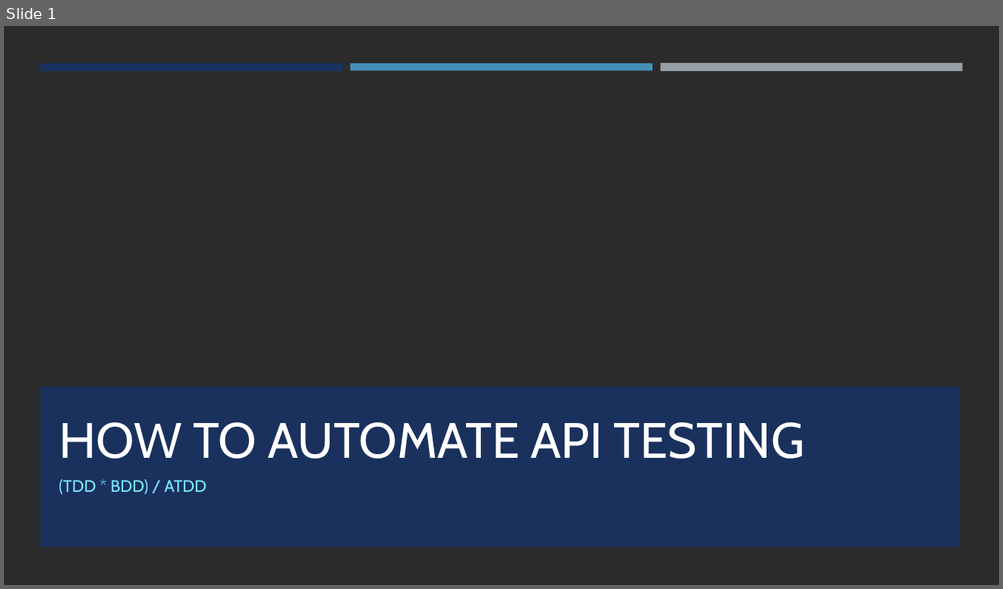
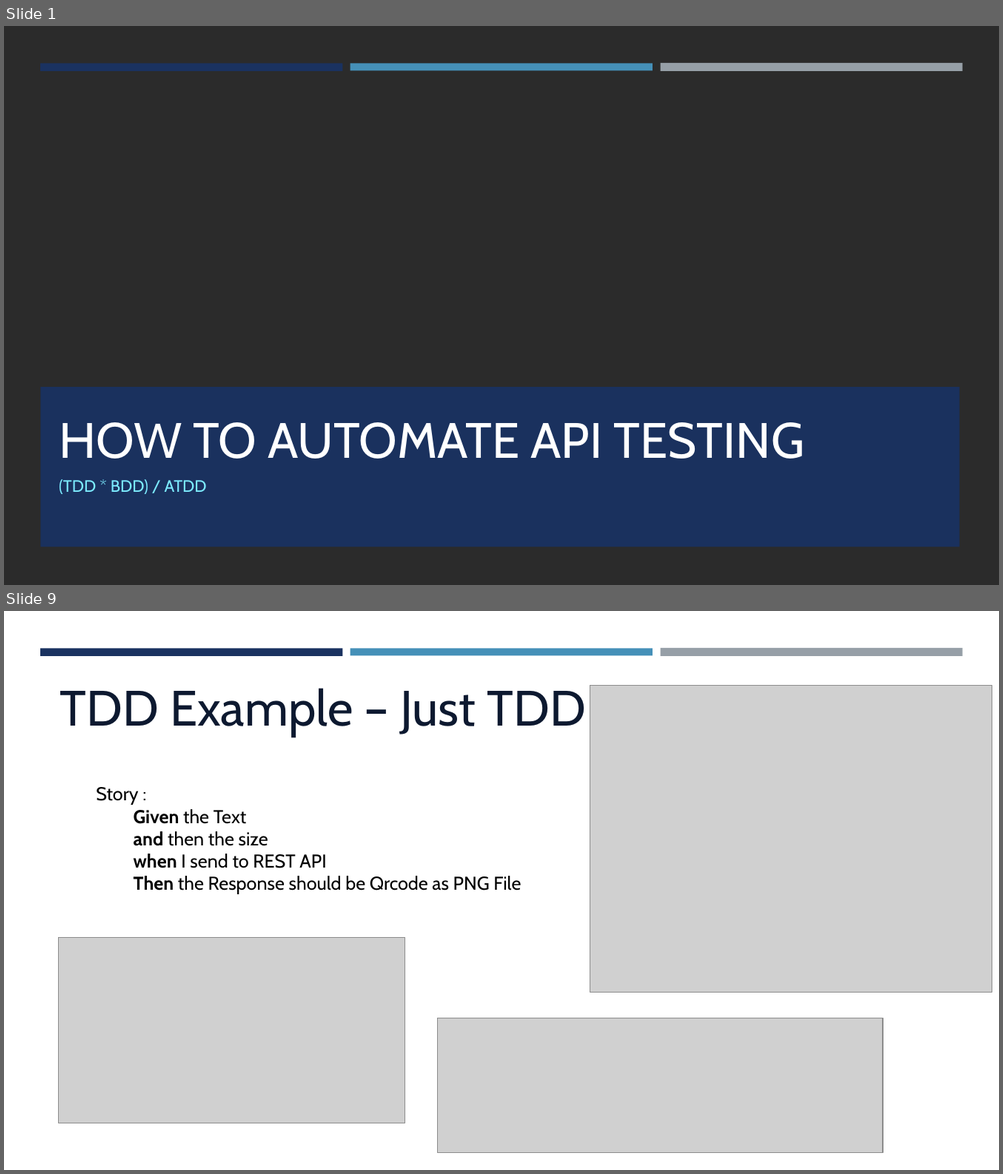
Before and after one commit to jkcpavan/coreTDD, a slide deck: How to Automate API Testing.pptx. Shown one above the other, each under a label of ours: slide 1 before the commit, slides 1 and 9 after it; the slides between them are not shown. The pictures are 1003x589 and 1003x1174 pixels, drawn with LibreOffice and Linux fonts; fonts in the diff are those of the drawing; grey boxes stand for pictures; background and template pictures are left out; a plain dark background stands for a picture behind light text. Boxes give left, top, right and bottom in pixels: in the first picture for what was removed or moved away, otherwise in the second. Text is boxed around its words. In the diff, an @@ line names an element or a change of style, - is before the commit and + after.

```diff
--- a/How to Automate API Testing.pptx
+++ b/How to Automate API Testing.pptx
@@ slide 9 added at (4, 611, 999, 1170), background #FFFFFF @@
@@ rectangle added at (40, 648, 343, 655), fill #1A3260 @@
@@ rectangle added at (350, 648, 652, 655), fill #4590B8 @@
@@ rectangle added at (660, 648, 962, 657), fill #969FA7 @@
@@ text added at (60, 688, 586, 738), 48 pt, text #0D1930 @@
+TDD Example – Just TDD
@@ picture added at (589, 686, 992, 992) @@
@@ text added at (96, 787, 521, 894), 18 pt, text #000000 @@
+Story :
+Given the Text
+and then the size
+when I send to REST API
+Then the Response should be Qrcode as PNG File
@@ picture added at (59, 938, 404, 1124) @@
@@ picture added at (438, 1019, 883, 1153) @@
```
Also in this commit, not shown: 12 other slides added, 4 slides removed.
